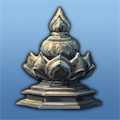
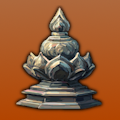
Layer changes from the first 120x120 image to the second:
hid "modifier_blue" over [0, 0, 120, 120]
added layer "modifier_orange" in group "Colors" over [0, 0, 120, 120]
